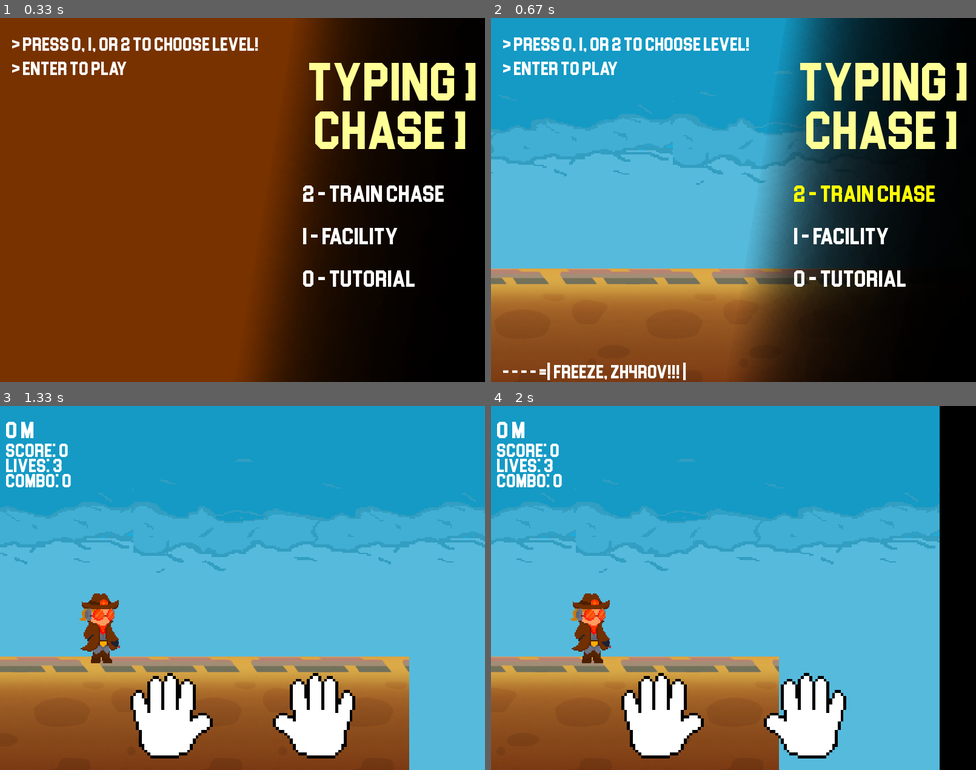
Above: before the commit, frames 1-4 (two rows, left to right).
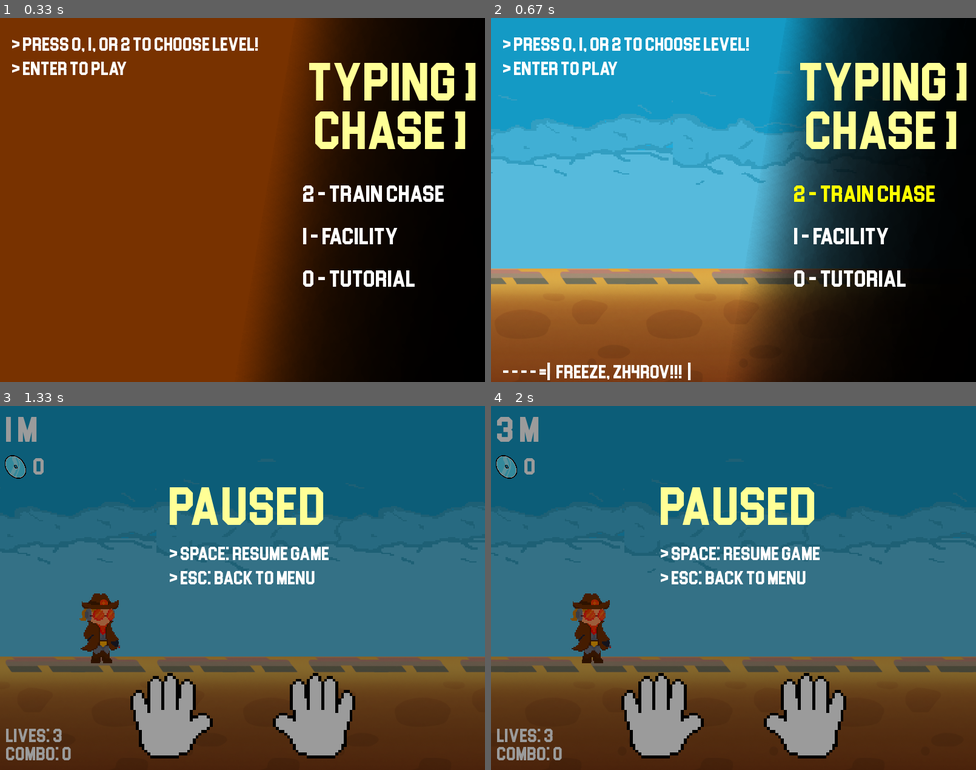
Above: after the commit, the same moments.

Repository: ArthurMarshallCavalcanteRezende/typing-chase_pygame
Game: pygame game, started from main.py
Two runs of this game, one before a commit and one after it. Both use one fixed random seed, a clock stepped at 60 frames per second and the inputs below.
Inputs:
- Up to frame 1 (0.33 s): no input
- Up to frame 2 (0.67 s): tap 2 at 0.33 s
- Up to frame 3 (1.33 s): tap Enter at 0.67 s; hold Esc from 1 s (still down)
- Up to frame 4 (2 s): release Esc at 1.47 s; tap Enter at 1.5 s; hold Esc from 1.83 s (still down)

Frame 1 is identical in both runs. In frame 2, 0.7% of the frame differs, in the area x 13-42%, y 94-100%; in frame 3, 99%, in the area x 0-100%, y 0-100%; in frame 4, 99%.

Commit message:
Level now partially works, has new UI and better pause

Diff:
--- a/game_data.py
+++ b/game_data.py
@@ -35,6 +35,7 @@
     # Screen size and frames per second
     game.SCREEN_WIDTH, game.SCREEN_HEIGHT = 800, 600
     game.FPS = 60
+    game.tick = 0
     game.screen = pygame.display.set_mode((800, 600))
     game.COLORS = colors()
     game.level = None
@@ -52,9 +53,13 @@
 
     game.BASE_FLOOR_SPEED = 5
     game.BASE_BG_SPEED = 2
-    game.BASE_FLOOR_LIGHTS_COLOR = game.COLORS.bright_cyan[0]
+    game.BASE_FLOOR_LIGHTS_COLOR = game.COLORS.bright_cyan
     game.floor_speed = game.BASE_FLOOR_SPEED
     game.bg_speed = game.BASE_BG_SPEED
+
+    game.DARK_FILTER = pygame.Surface(
+        (game.SCREEN_WIDTH, game.SCREEN_HEIGHT), pygame.SRCALPHA)
+    game.DARK_FILTER.fill((0, 0, 0, 100))
 
     game.HAND_COLORS = {
         'left': {
@@ -147,6 +152,9 @@
     game.menu_ui = pygame.transform.scale(game.menu_ui, (game.SCREEN_WIDTH, game.SCREEN_HEIGHT))
     game.menu_ui.fill(game.COLORS.black[0], special_flags=pygame.BLEND_RGBA_MULT)
 
+    game.score_image = pygame.image.load(f"./game_assets/coins.png").convert_alpha()
+    game.score_image = pygame.transform.scale(game.score_image, (40, 40))
+
     # Sounds
     game.destroy_sound = pygame.mixer.Sound('./game_assets/sfx/explosion.wav')
     game.destroy_sound.set_volume(0.3)
@@ -163,5 +171,6 @@
 
     # Fonts
     game.title_font = pygame.font.Font('./game_assets/font.otf', 90)
+    game.large_font = pygame.font.Font('./game_assets/font.otf', 60)
     game.header_font = pygame.font.Font('./game_assets/font.otf', 40)
     game.text_font = pygame.font.Font('./game_assets/font.otf', 32)
--- a/modules/background.py
+++ b/modules/background.py
@@ -1,54 +1,58 @@
 import pygame
 
-def update_terrain(game):
+def update_terrain(game, level, stopped):
     min_floor = None
     min_bg = None
 
-    for background in game.background_sprites:
-        background.update(game)
-        background.draw(game.screen)
+    for sprite in level.bg_sprites:
+        if level.stage > 0 and not stopped: sprite.update(game)
+        sprite.draw(game)
 
-        if background.name == 'background':
+        if sprite.name == 'background':
             if not min_bg:
-                min_bg = background
-            elif min_bg.index > background.index:
-                min_bg = background
+                min_bg = sprite
+            elif min_bg.index > sprite.index:
+                min_bg = sprite
 
     # Detect if there should be more background chunks created after fully appearing
-    if game.max_bg.rect.centerx <= game.SCREEN_WIDTH + game.max_bg.size[0]:
-        new_bg = Terrain(game, 'background')
-        new_bg.rect.center = (game.max_bg.rect.centerx + new_bg.size[0], game.bg_y)
-        game.background_sprites.append(new_bg)
-        game.max_bg = new_bg
+    can_spawn = level.max_bg.rect.centerx <= game.SCREEN_WIDTH + level.max_bg.size[0]
+
+    if can_spawn and not stopped:
+        new_bg = Terrain(level, 'background')
+        new_bg.rect.center = (level.max_bg.rect.centerx + new_bg.size[0], level.bg_y)
+        level.bg_sprites.append(new_bg)
+        level.max_bg = new_bg
 
     # Detect if you should delete background after fully dissapearing
     if min_bg.rect.x < 0 - min_bg.size[0]:
-        game.background_sprites.remove(min_bg)
+        level.bg_sprites.remove(min_bg)
 
     # Drawing the lights that fill transparent parts in floors
-    game.screen.blit(game.floor_neon, (0, game.floor_y // 1.25))
-    game.screen.blit(game.floor_lights, (0, game.floor_y // 1.3))
+    if level.floor_lights: game.screen.blit(level.floor_lights, level.fl_pos)
+    if level.floor_neon: game.screen.blit(level.floor_neon, level.fn_pos)
 
-    for floor in game.floor_sprites:
-        floor.update(game)
-        floor.draw(game.screen)
+    for sprite in level.floor_sprites:
+        if level.stage > 0 and not stopped: sprite.update(game)
+        sprite.draw(game)
 
-        if floor.name == 'floor':
+        if sprite.name == 'floor':
             if not min_floor:
-                min_floor = floor
-            elif min_floor.index > floor.index:
-                min_floor = floor
+                min_floor = sprite
+            elif min_floor.index > sprite.index:
+                min_floor = sprite
 
     # Detect if there should be more floor chunks created after fully appearing
-    if game.max_floor.rect.centerx <= game.SCREEN_WIDTH + game.max_floor.size[0]:
-        new_floor = Terrain(game, 'floor')
-        new_floor.rect.center = (game.max_floor.rect.centerx + new_floor.size[0], game.floor_y)
-        game.floor_sprites.append(new_floor)
-        game.max_floor = new_floor
+    can_spawn = level.max_floor.rect.centerx <= game.SCREEN_WIDTH + level.max_floor.size[0]
+
+    if can_spawn and not stopped:
+        new_floor = Terrain(level, 'floor')
+        new_floor.rect.center = (level.max_floor.rect.centerx + new_floor.size[0], level.floor_y)
+        level.floor_sprites.append(new_floor)
+        level.max_floor = new_floor
 
     # Detect if should delete floor after fully dissapearing
     if min_floor.rect.x < 0 - min_floor.size[0]:
-        game.floor_sprites.remove(min_floor)
+        level.floor_sprites.remove(min_floor)
 
 class Terrain:
     def __init__(self, level, terrain_type):
@@ -83,5 +87,5 @@
 
         self.rect.x -= speed
 
-    def draw(self, screen):
-        screen.blit(self.image, self.rect)
+    def draw(self, game):
+        game.screen.blit(self.image, self.rect)
--- a/modules/levels.py
+++ b/modules/levels.py
@@ -32,9 +32,9 @@
         level.floor_lights.fill(game.BASE_FLOOR_LIGHTS_COLOR)
         level.fl_pos = (0, game.SCREEN_HEIGHT - 185)
 
-        level.floor_neon = pygame.Surface((game.SCREEN_WIDTH, level.floor_y // 1.3))
+        level.floor_neon = pygame.Surface((game.SCREEN_WIDTH, level.floor_size[1] // 1.3))
         level.floor_neon.fill(game.COLORS.black[0])
-        level.fn_pos = (0, level.floor_y)
+        level.fn_pos = (0, game.SCREEN_HEIGHT - 170)
     if level.stage == 2:
         level.name = game.LV2_NAME
         level.description = "Freeze, ZH4R0V!!!"
@@ -151,19 +151,23 @@
         game.left_hand.update(game.player.closest_enemy)
         game.right_hand.update(game.player.closest_enemy)
 
+        game.tick += 1
+        distance_threshold = 15 - game.player.speed if game.player.speed < 15 else 14
+
+        if game.tick % distance_threshold == 0:
+            game.player.distance += 1
+
+        self.draw(game)
+
+        if game.player.lives <= 0: self.game_over(game)
+
+        game.clock.tick(game.FPS)
+
+    def draw(self, game, stopped=False):
         # Drawing everything
         game.screen.fill(self.bg_color)
 
-        for sprite in self.bg_sprites:
-            if self.stage > 0: sprite.update(game)
-            sprite.draw(game.screen)
-
-        if self.floor_lights: game.screen.blit(self.floor_lights, self.fl_pos)
-        if self.floor_neon: game.screen.blit(self.floor_neon, self.fn_pos)
-
-        for sprite in self.floor_sprites:
-            if self.stage > 0: sprite.update(game)
-            sprite.draw(game.screen)
+        bg.update_terrain(game, game.level, stopped)
 
         game.all_sprites.draw(game.screen)
 
@@ -172,50 +176,75 @@
         game.player.draw(game.screen)
 
         # Setting user interface
-        distance_text = game.header_font.render(f'{game.player.distance} m', True, game.COLORS.white)
-        score_text = game.text_font.render(f'Score: {game.player.score}', True, game.COLORS.white)
+        distance_text = game.large_font.render(f'{game.player.distance} m', True, game.COLORS.white)
+        score_text = game.header_font.render(f' {game.player.score}', True, game.COLORS.white)
         lives_text = game.text_font.render(f'Lives: {game.player.lives}', True, game.COLORS.white)
         combo_text = game.text_font.render(f'Combo: {game.player.combo}', True, game.COLORS.white)
 
-        game.screen.blit(distance_text, (10, 10))
-        game.screen.blit(score_text, (10, 50))
-        game.screen.blit(lives_text, (10, 75))
-        game.screen.blit(combo_text, (10, 100))
-
+        if game.level.stage > 0:
+            game.screen.blit(distance_text, (10, -5))
+            game.screen.blit(score_text, (50, 70))
+            game.screen.blit(game.score_image, (5, 80))
+        game.screen.blit(lives_text, (10, game.SCREEN_HEIGHT - 80))
+        game.screen.blit(combo_text, (10, game.SCREEN_HEIGHT - 50))
+
+    def game_over(self, game):
         # Game Over
-        if game.player.lives <= 0:
-            game_over_text = game.text_font.render('GAME OVER', True, game.COLORS.red)
-            final_score_text = game.text_font.render(f'Final Score: {game.player.score}', True,
-                                                game.COLORS.white)
-            max_combo_text = game.text_font.render(f'Max Combo: {game.player.max_combo}', True,
-                                              game.COLORS.white)
-            restart_text = game.text_font.render('Press SPACE to restart or ESC to quit',
-                                            True, game.COLORS.white)
-            game.screen.blit(game_over_text,
-                             (game.SCREEN_WIDTH // 2 - 100, game.SCREEN_HEIGHT // 2 - 100))
-            game.screen.blit(final_score_text,
-                             (game.SCREEN_WIDTH // 2 - 100, game.SCREEN_HEIGHT // 2 - 20))
-            game.screen.blit(max_combo_text,
-                             (game.SCREEN_WIDTH // 2 - 100, game.SCREEN_HEIGHT // 2 + 10))
-            game.screen.blit(restart_text,
-                             (game.SCREEN_WIDTH // 2 - 100, game.SCREEN_HEIGHT // 2 + 70))
+        self.draw(game, True)
+
+        game_over_text = game.text_font.render('GAME OVER', True, game.COLORS.red)
+        final_score_text = game.text_font.render(f'Final Score: {game.player.score}', True,
+                                            game.COLORS.white)
+        max_combo_text = game.text_font.render(f'Max Combo: {game.player.max_combo}', True,
+                                          game.COLORS.white)
+        restart_text = game.text_font.render('Press SPACE to restart or ESC to quit',
+                                        True, game.COLORS.white)
+        game.screen.blit(game_over_text,
+                         (game.SCREEN_WIDTH // 2 - 100, game.SCREEN_HEIGHT // 2 - 100))
+        game.screen.blit(final_score_text,
+                         (game.SCREEN_WIDTH // 2 - 100, game.SCREEN_HEIGHT // 2 - 20))
+        game.screen.blit(max_combo_text,
+                         (game.SCREEN_WIDTH // 2 - 100, game.SCREEN_HEIGHT // 2 + 10))
+        game.screen.blit(restart_text,
+                         (game.SCREEN_WIDTH // 2 - 100, game.SCREEN_HEIGHT // 2 + 70))
+        pygame.display.flip()
+
+        # Wait for player input
+        waiting = True
+
+        while waiting and game.running:
+            for event in pygame.event.get():
+                if event.type == pygame.QUIT:
+                    waiting = False
+                    game.running = False
+                elif event.type == pygame.KEYDOWN:
+                    if event.key == pygame.K_SPACE or event.key == pygame.K_ESCAPE:
+                        game.game_state = 'menu'
+                        waiting = False
+
+    def pause(self, game):
+        while game.game_state == 'pause' and game.running:
+            self.draw(game, True)
+            game.screen.blit(game.DARK_FILTER, (0, 0))
+
+            pause_text1 = game.title_font.render('PAUSED', True, game.COLORS.bright_yellow)
+            pause_text2 = game.text_font.render('> SPACE: resume game', True, game.COLORS.white)
+            pause_text3 = game.text_font.render('> ESC: back to menu', True, game.COLORS.white)
+
+            game.screen.blit(pause_text1,
+                             (game.SCREEN_WIDTH // 2 - 120, 100))
+            game.screen.blit(pause_text2,
+                             (game.SCREEN_WIDTH // 2 - 120, 220))
+            game.screen.blit(pause_text3,
+                             (game.SCREEN_WIDTH // 2 - 120, 260))
+
+            for event in pygame.event.get():
+                if event.type == pygame.QUIT:
+                    game.running = False
+                elif event.type == pygame.KEYDOWN:
+                    if event.key == pygame.K_SPACE or event.key == pygame.K_RETURN:
+                        game.game_state = 'level'
+                    elif event.key == pygame.K_ESCAPE:
+                        game.game_state = 'menu'
+
             pygame.display.flip()
-
-            # Wait for player input
-            waiting = True
-
-            while waiting and game.running:
-                for event in pygame.event.get():
-                    if event.type == pygame.QUIT:
-                        waiting = False
-                        game.running = False
-                    elif event.type == pygame.KEYDOWN:
-                        if event.key == pygame.K_SPACE:
-                            game.game_state = 'level'
-                            waiting = False
-                        elif event.key == pygame.K_ESCAPE:
-                            waiting = False
-                            game.running = False
-
-        pygame.display.flip()
-        game.clock.tick(game.FPS)
--- a/modules/player.py
+++ b/modules/player.py
@@ -48,6 +48,7 @@
         self.score = 0
         self.combo = 0
         self.max_combo = 0
+        self.speed = 3
 
         self.distance = 0
         self.difficulty = 1
--- a/typing_chase_pygame.py
+++ b/typing_chase_pygame.py
@@ -14,18 +14,18 @@
 
     # Adding level background and changes if there is a level choosen
     if game.level:
-        game.screen.fill(game.COLORS.black)
+        game.screen.fill(game.COLORS.dark_grey)
 
         for sprite in game.level.bg_sprites:
-            sprite.draw(game.screen)
+            sprite.draw(game)
 
         if game.level.floor_lights: game.screen.blit(game.level.floor_lights, game.level.fl_pos)
         if game.level.floor_neon: game.screen.blit(game.level.floor_neon, game.level.fn_pos)
 
         for sprite in game.level.floor_sprites:
-            sprite.draw(game.screen)
+            sprite.draw(game)
 
-        description = game.text_font.render(f'- - - - =| {game.level.description} |',
+        description = game.text_font.render(f'- - - - =|  {game.level.description}  |',
                                             True, game.COLORS.white)
         game.screen.blit(description, (20, game.SCREEN_HEIGHT - 40))
         if game.level.stage == 0: lv0_color = game.COLORS.yellow
@@ -60,6 +60,8 @@
     game.player.combo = 0
     game.player.max_combo = 0
     game.player.difficulty = 1
+    game.player.speed = 3
+    game.player.distance = 0
 
     game.enemy_speed = 2
     game.spawn_interval = 2000
@@ -90,11 +92,17 @@
                     if event.key == pygame.K_RETURN:
                         game.game_state = 'level'
 
+                if game.game_state == 'level':
+                    if event.key == pygame.K_ESCAPE:
+                        game.game_state = 'pause'
+
         # Loading different things depending on game state
         if game.game_state == 'menu':
             menu_interface(game)
         elif game.level and game.game_state == 'level':
             game.level.run(game)
+        elif game.level and game.game_state == 'pause':
+            game.level.pause(game)
 
         # Updating the screen
         pygame.display.flip()
